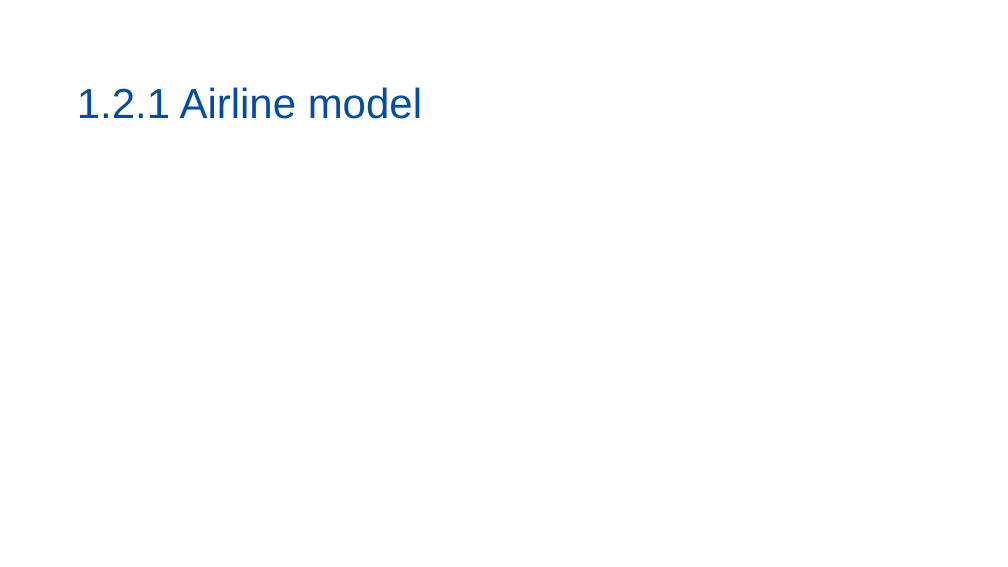
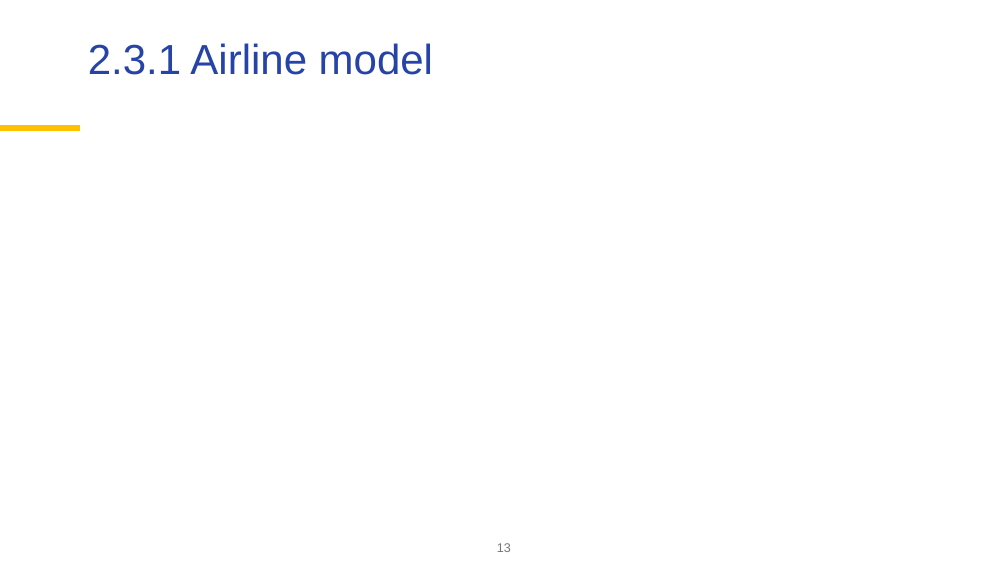
Before and after one commit to palatej/ESTP2026, a slide deck: slide 13 of 3.2 SEATS.pptx (slide 11 before the commit). Drawn at 1008x567 pixels with LibreOffice and Linux fonts; fonts in the diff are those of the drawing; grey boxes stand for pictures; background and template pictures are left out. Boxes give left, top, right and bottom in pixels: in the first picture for what was removed or moved away, otherwise in the second. Text is boxed around its words. In the diff, an @@ line names an element or a change of style, - is before the commit and + after.

```diff
--- a/3.2 SEATS.pptx
+++ b/3.2 SEATS.pptx
@@ title "2.3.1 Airline model" at [88, 43, 433, 75]: vertical alignment bottom to top @@
@@ title at [88, 43, 433, 75]: text changed; text colour #034EA2 to #2644A7 @@
-1.2.1 Airline model
+2.3.1 Airline model
@@ line added from (0, 129) to (80, 129), #FFC000 6 pt @@
@@ page number added at [497, 543, 511, 552], 12 pt, text #767676 @@
+13
```
Also in this commit, not shown: 27 other slides changed, 2 slides removed.
